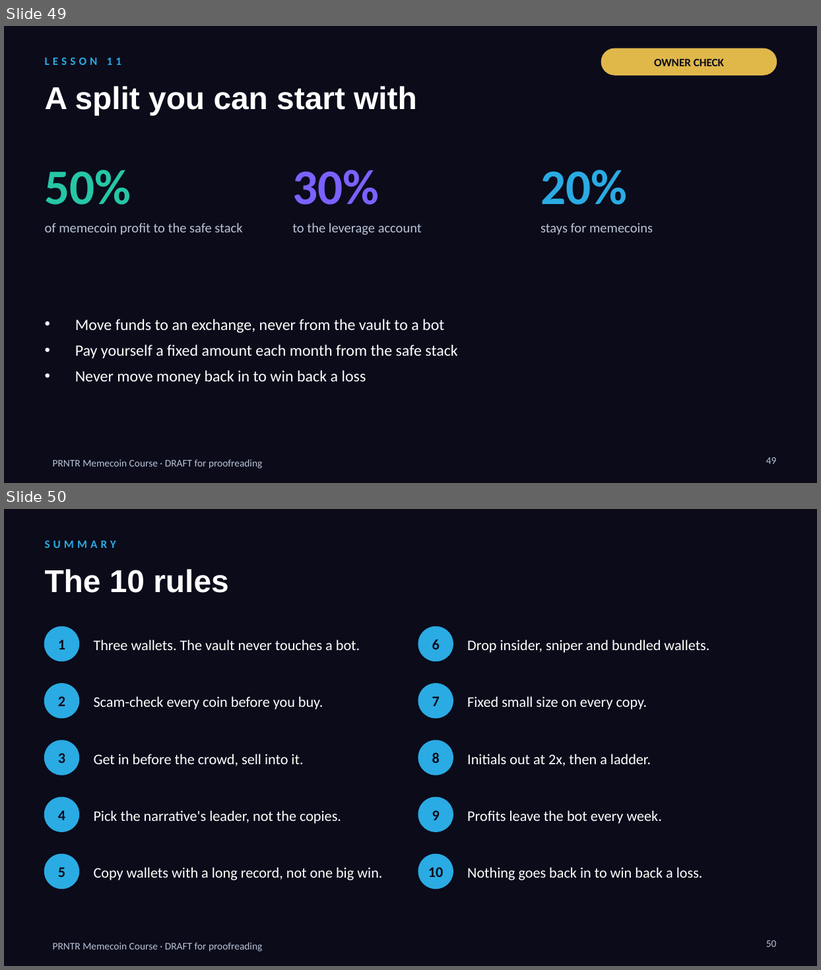
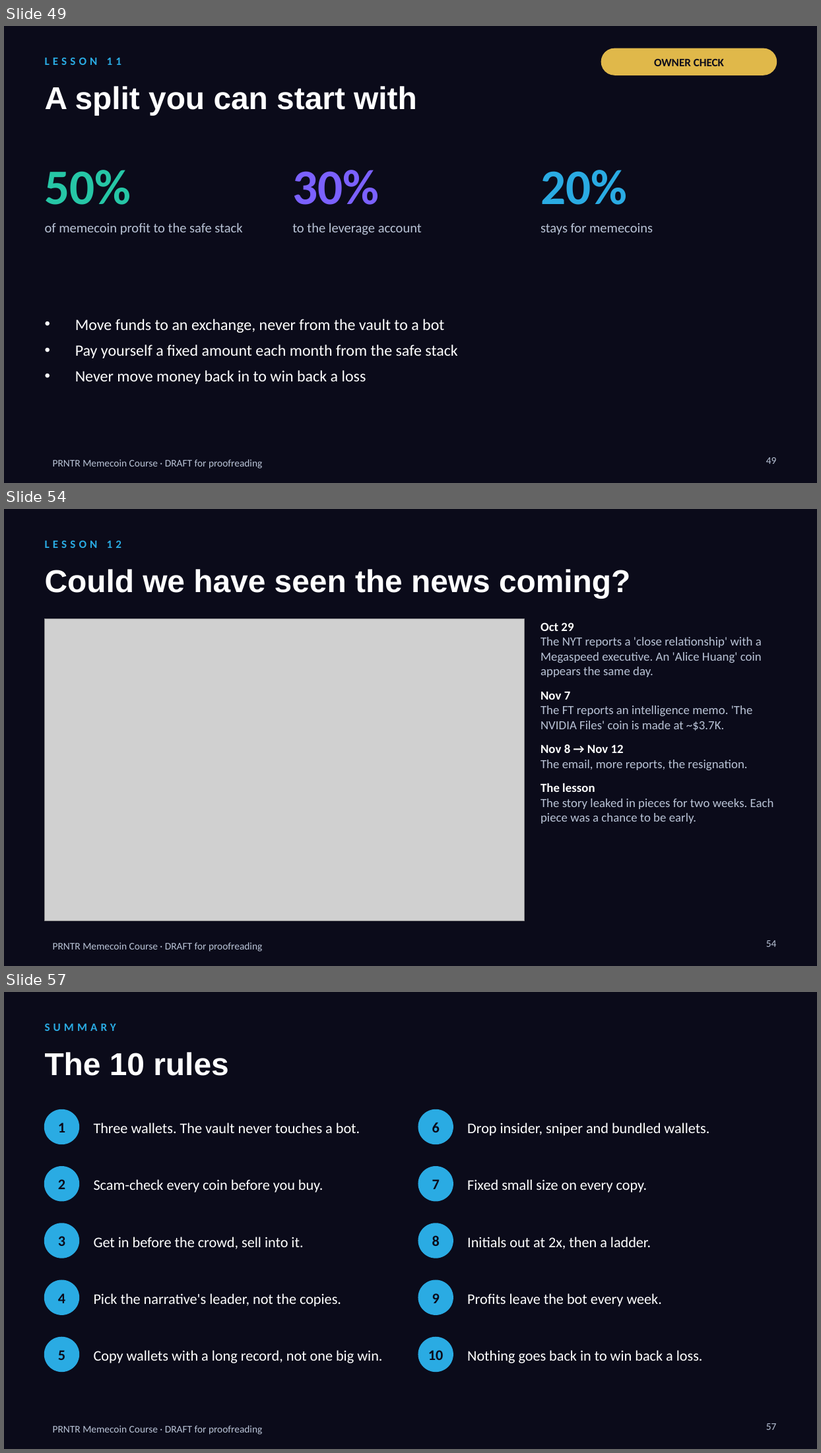
Before and after one commit to dropshippingpharmacist/SDFSDFSFDS, a slide deck: business_course/memecoin_course/PRNTR_Memecoin_Course_DRAFT.pptx. Shown one above the other, each under a label of ours: slides 49 and 50 before the commit, slides 49, 54 and 57 after it; the slides between them are not shown. The pictures are 821x970 and 821x1453 pixels, drawn with LibreOffice and Linux fonts; fonts in the diff are those of the drawing; grey boxes stand for pictures. Boxes give left, top, right and bottom in pixels: in the first picture for what was removed or moved away, otherwise in the second. Text is boxed around its words. In the diff, an @@ line names an element or a change of style, - is before the commit and + after.

```diff
--- a/business_course/memecoin_course/PRNTR_Memecoin_Course_DRAFT.pptx
+++ b/business_course/memecoin_course/PRNTR_Memecoin_Course_DRAFT.pptx
@@ slide 54 added at <box>4,509,817,966</box>, background #0B0B1A; not listed: 1 template element that a slide beside it also shows @@
@@ text added at <box>45,541,121,548</box>, 10 pt, text #2AABE3, bold @@
+LESSON 12
@@ text added at <box>45,569,630,599</box>, 28 pt, text #FFFFFF, bold @@
+Could we have seen the news coming?
@@ picture added at <box>45,619,524,921</box> @@
@@ text added at <box>541,623,774,824</box>, 11 pt, text #B9C3D6 @@
+Oct 29
+The NYT reports a 'close relationship' with a Megaspeed executive. An 'Alice Huang' coin appears the same day.
+Nov 7
+The FT reports an intelligence memo. 'The NVIDIA Files' coin is made at ~$3.7K.
+Nov 8 → Nov 12
+The email, more reports, the resignation.
+The lesson
+The story leaked in pieces for two weeks. Each piece was a chance to be early.
@@ page number added at <box>766,941,777,947</box>, 9 pt, text #B9C3D6 @@
+54
@@ what was slide 50 is now slide 57 @@
@@ page number at <box>766,1424,777,1430</box>: text changed @@
-50
+57
```
Also in this commit, not shown: 1 slide changed, 6 other slides added, 11 other files.
